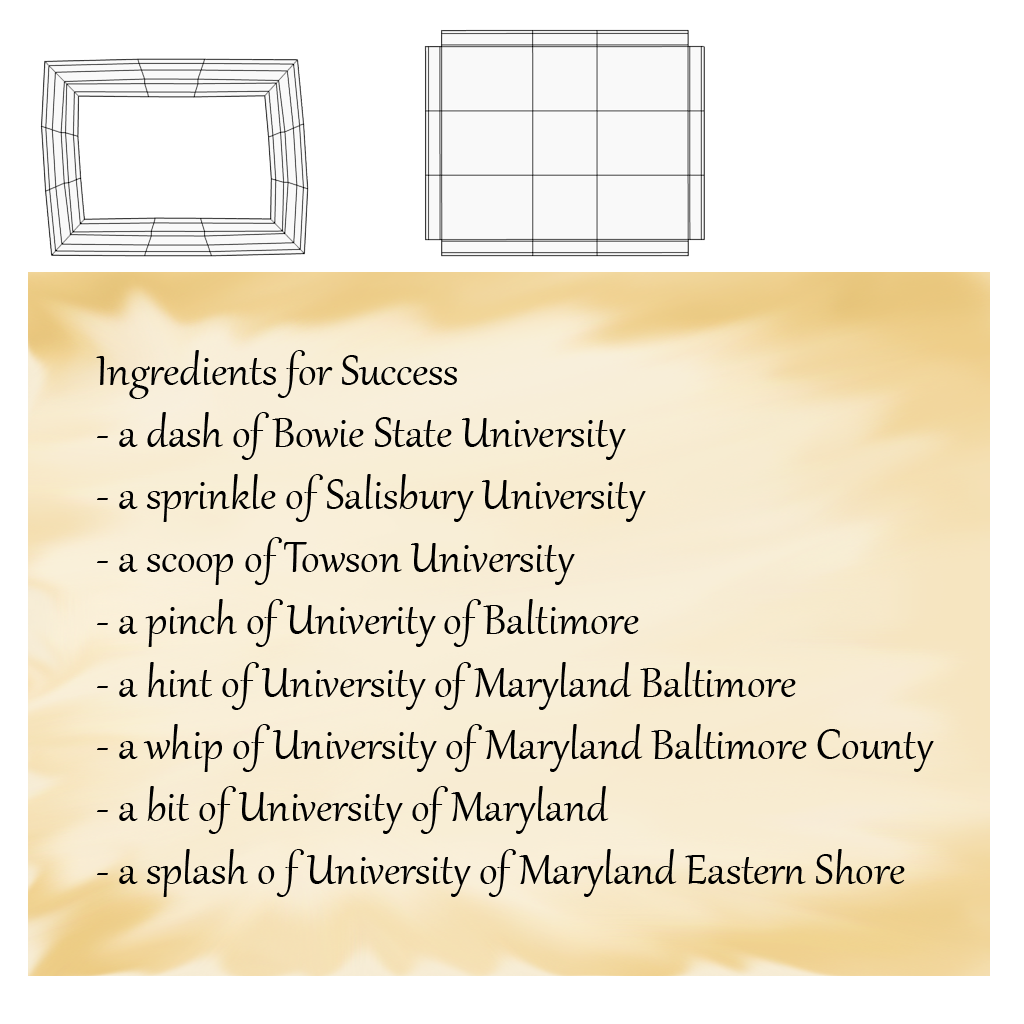
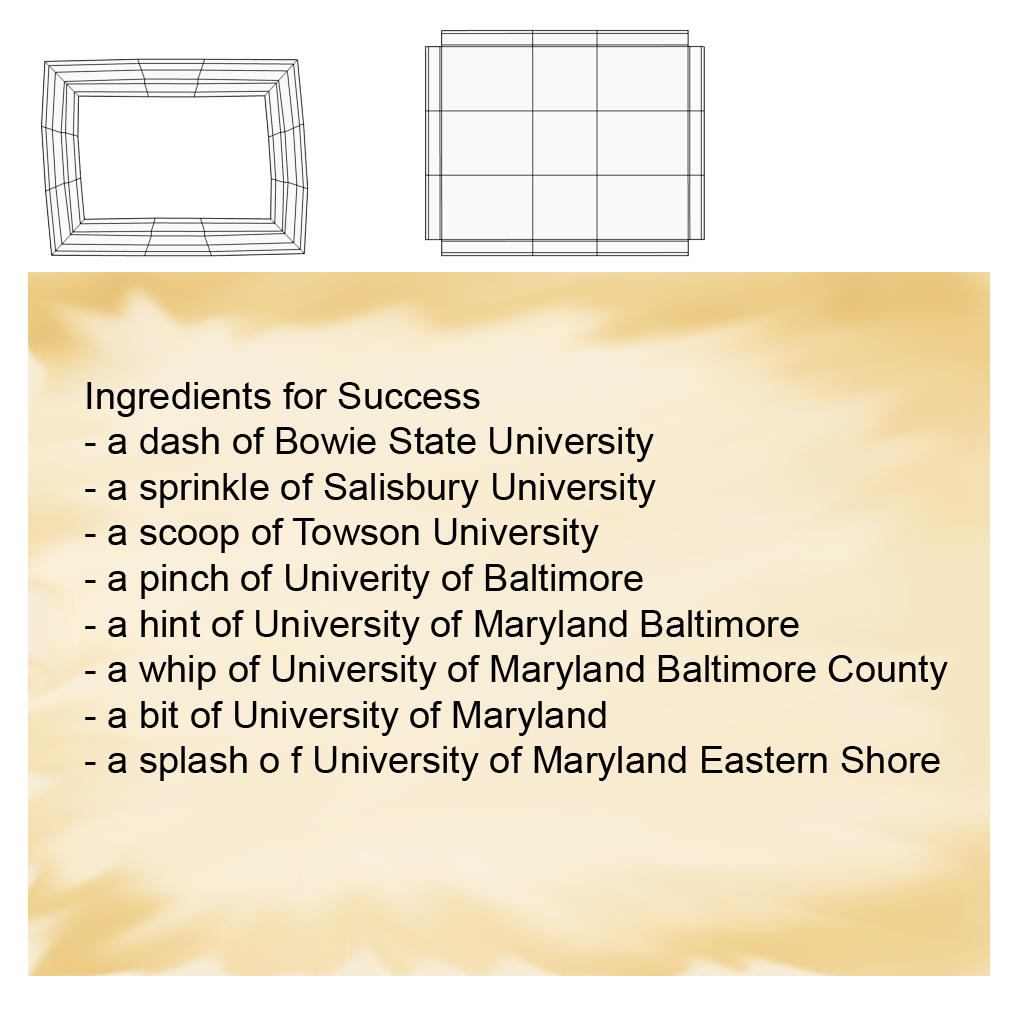
Layered file, before and after one edit (1024x1024). Changes by layer:
painted on "Ingredients for Success - a dash of Bowie State University - a" over [85,350,948,897]
